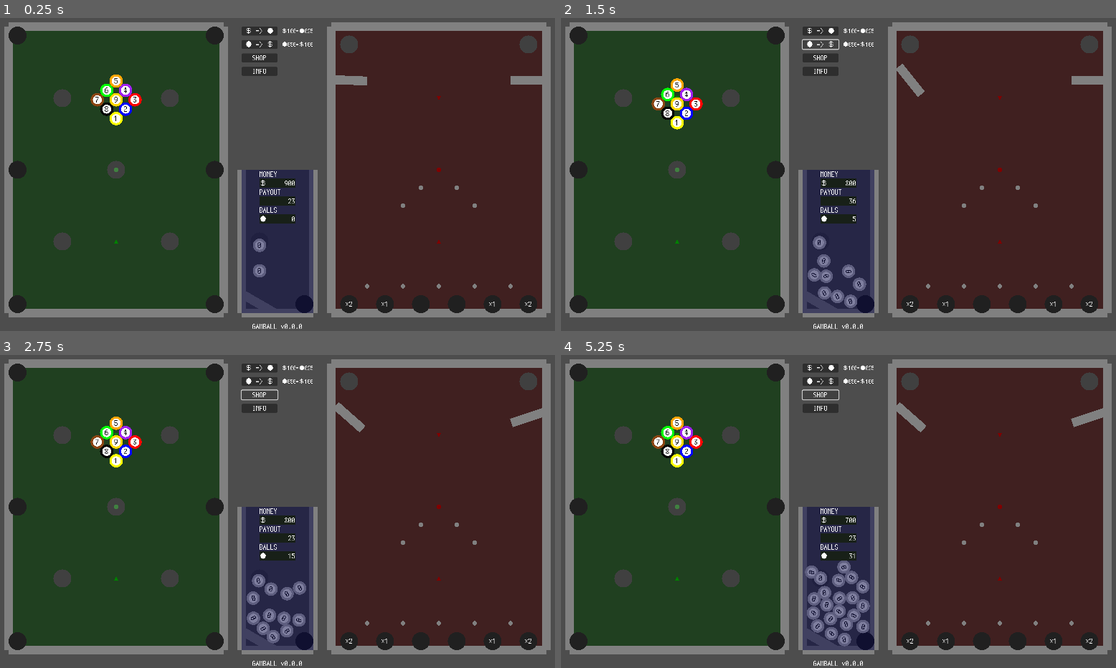
Above: before the commit, frames 1-4 (two rows, left to right).
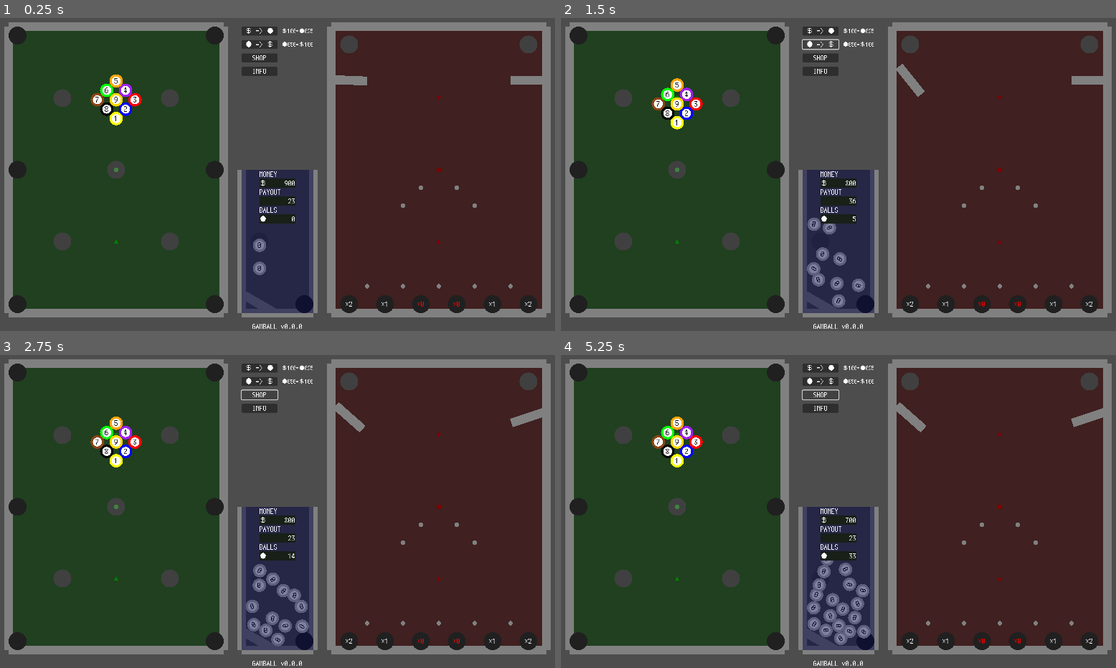
Above: after the commit, the same moments.

Repository: kamikoloss/gamball
Game: Godot game, scene res://scenes/main.tscn
Same seed, same stepped clock (60 frames per second), same inputs: the game is played once before the commit and once after it.
Inputs:
- Up to frame 1 (0.25 s): no input
- Up to frame 2 (1.5 s): click "＄ => ●" at 0.5 s; click "● => ＄" at 1.25 s
- Up to frame 3 (2.75 s): click "SHOP" at 2 s
- Up to frame 4 (5.25 s): click "INFO" at 2.75 s; click "＄ => ●" at 3.5 s; click "● => ＄" at 4.25 s; click "SHOP" at 5 s

The runs differ from the first frame. In frame 1, less than 0.1% of the frame differs, in the area x 45-83%, y 71-93%; in frame 2, 1.1%; in frame 3, 1.3%; in frame 4, 1.8%, in the area x 43-83%, y 63-94%.

Commit message:
HoleType を整理した

Diff:
--- a/scenes/main.tscn
+++ b/scenes/main.tscn
@@ -611,11 +611,11 @@
 
 [node name="Hole3" parent="Pachinko/Holes" instance=ExtResource("6_wvfqf")]
 position = Vector2(960, 660)
-gain_ratio = 2
+hole_type = 1
 
 [node name="Hole4" parent="Pachinko/Holes" instance=ExtResource("6_wvfqf")]
 position = Vector2(1040, 660)
-gain_ratio = 2
+hole_type = 1
 
 [node name="Hole5" parent="Pachinko/Holes" instance=ExtResource("6_wvfqf")]
 position = Vector2(1120, 660)
@@ -821,7 +821,7 @@
 
 [node name="Hole" parent="Stack/Holes" instance=ExtResource("6_wvfqf")]
 position = Vector2(700, 660)
-hole_type = 2
+hole_type = 3
 
 [node name="Balls" type="Node2D" parent="."]
 
--- a/scripts/hole.gd
+++ b/scripts/hole.gd
@@ -8,14 +8,14 @@
 
 enum HoleType {
 	Billiards,
-	Pachinko,
+	Gain,
+	Lost,
 	Stack,
-	Lost,
 }
 
 
 @export var hole_type: HoleType = HoleType.Lost
-@export var gain_ratio: int = 0 # Pachinko 用の増加する倍率
+@export var gain_ratio: int = 0 # 増加する倍率
 
 @export var _label: Label
 
@@ -34,7 +34,17 @@
 
 # 自身の見た目を決定する
 func _init_view() -> void:
-	if hole_type == HoleType.Pachinko:
-		_label.text = "×%s" % [gain_ratio]
-	else:
-		_label.visible = false
+	match hole_type:
+		Hole.HoleType.Billiards:
+			pass
+		Hole.HoleType.Gain:
+			_label.text = "×%s" % [gain_ratio]
+			if gain_ratio == 0:
+				_label.self_modulate = Color.RED
+			return
+		Hole.HoleType.Lost:
+			pass
+		Hole.HoleType.Stack:
+			pass
+
+	_label.visible = false
--- a/scripts/main.gd
+++ b/scripts/main.gd
@@ -119,25 +119,21 @@
 # Ball が Hole に落ちたときの処理
 func _on_hole_ball_entered(hole: Hole, ball: Ball) -> void:
 	#print("[Main] ball (%s) is entered to hole. (%s)" % [ball.level, hole.hole_type])
-
 	match hole.hole_type:
-		# Billiards
 		Hole.HoleType.Billiards:
 			# Pachinko 上に出現させる
 			var new_ball = create_new_ball(ball.level)
 			_pachinko.spawn_ball(new_ball)
-		# Pachinko
-		Hole.HoleType.Pachinko:
+		Hole.HoleType.Gain:
 			# 払い出しリストに追加する
 			var amount = hole.gain_ratio * ball.level
-
-		# Stack
+			_push_payout(ball.level, amount)
+		Hole.HoleType.Lost:
+			# 何もしない
+			pass
 		Hole.HoleType.Stack:
 			# Ball の数をカウントする
 			balls += 1
-		# Lost: 何もしない
-		Hole.HoleType.Lost:
-			pass
 
 
 func _start_payout() -> void:
--- a/scripts/stack.gd
+++ b/scripts/stack.gd
@@ -3,8 +3,6 @@
 
 
 @export var _spawn_position: Node2D
-
-var _spawn_impulse: Vector2 = Vector2(0, 500)
 
 func _ready() -> void:
 	pass
@@ -12,4 +10,6 @@
 
 func spawn_ball(ball: Ball) -> void:
 	ball.position = _spawn_position.position
-	ball.apply_impulse(_spawn_impulse) # 詰まらないように下方向に飛ばす
+	# 詰まらないように下方向に飛ばす
+	var spawn_impulse = Vector2(0, randi_range(400, 500))
+	ball.apply_impulse(spawn_impulse)
